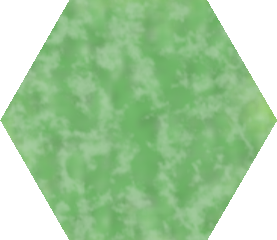
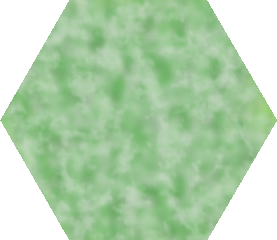
Two versions of the same layered image (w=277, h=240). Layer-by-layer changes:
painted on "Base" over [left=0, top=0, right=277, bottom=240]
